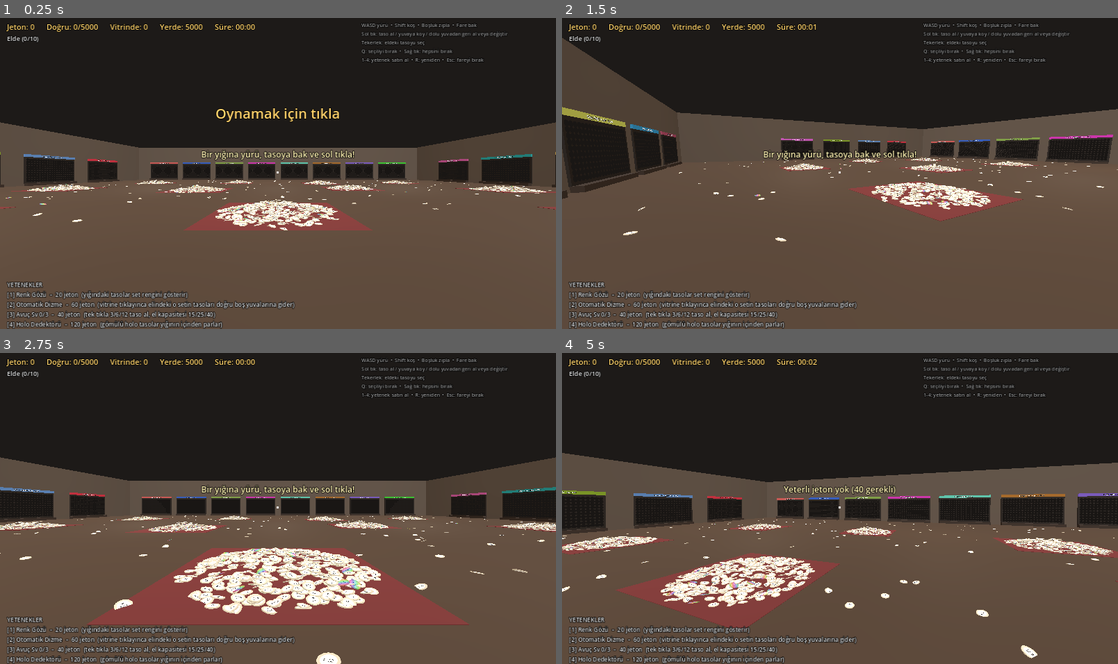
Above: before the commit, frames 1-4 (two rows, left to right).
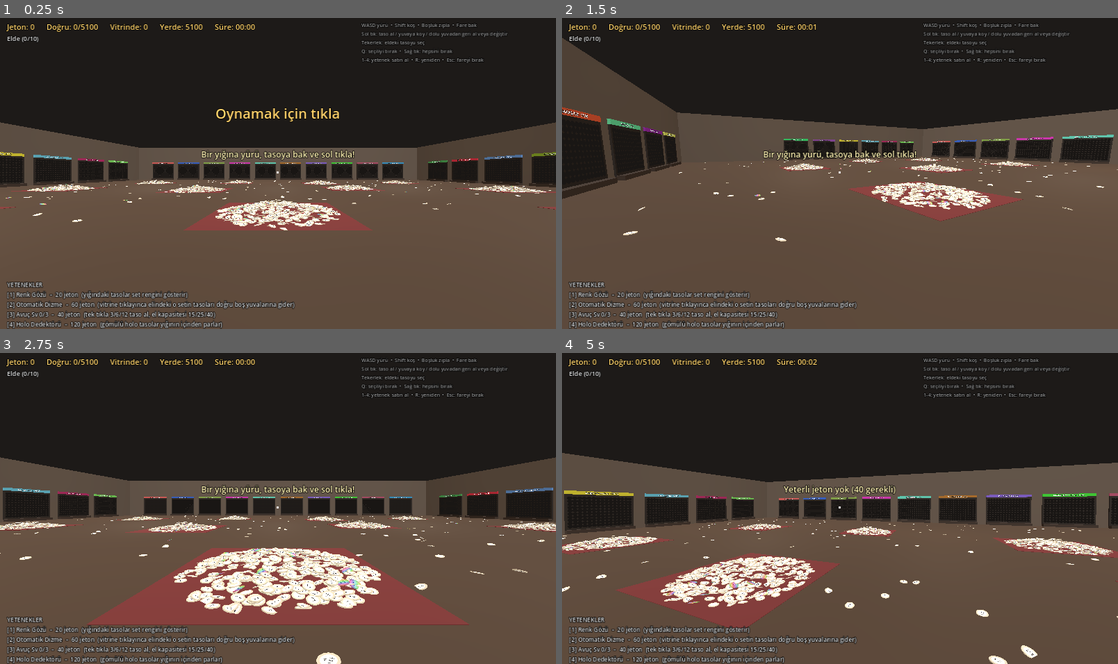
Above: after the commit, the same moments.

Repository: bogacavdar/tasoTidyUp
Game: Godot game, scene res://main.tscn
Same seed, same stepped clock (60 frames per second), same inputs: the game is played once before the commit and once after it.
Inputs (mouse positions are in pixels of both pictures, inside the frame that each line leads up to):
- Up to frame 1 (0.25 s): no input
- Up to frame 2 (1.5 s): tap Enter at 0.5 s; move the mouse to (962, 157) at 0.52 s; hold D 0.53-1.28 s; hold Shift 0.53-1.28 s; click (962, 157) at 0.67 s; tap Space at 0.77 s; move the mouse to (812, 173) at 1.27 s; hold W from 1.28 s (still down); tap Q at 1.35 s
- Up to frame 3 (2.75 s): keep holding W; tap Space at 1.52 s; move the mouse to (289, 502) at 2.02 s; tap R at 2.1 s
- Up to frame 4 (5 s): keep holding W; move the mouse to (834, 511) at 2.77 s; tap 1 at 2.85 s; click (834, 511) at 2.92 s; tap Space at 3.02, 3.77, 4.52 s; move the mouse to (878, 511) at 3.52 s; tap 2 at 3.6 s; move the mouse to (795, 505) at 4.27 s; tap 3 at 4.35 s

The runs differ from the first frame. In frame 1, 3.2% of the frame differs, in the area x 0-100%, y 2-68%; in frame 2, 2.3%; in frame 3, 3.0%; in frame 4, 4.3%, in the area x 0-100%, y 2-100%.

Commit message:
34 set x 150 numara = 5100 benzersiz taso, 34 vitrin (15x10)
Co-Authored-By: Claude Opus 5.5 <noreply@anthropic.com>
Claude-Session: https://claude.ai/code/session_01BTyhiHLjtdzr61JEp6Kda6

Diff:
--- a/main.gd
+++ b/main.gd
@@ -1,12 +1,12 @@
 extends Node3D
 ## Taso Kaosu — 3D birinci şahıs prototip.
-## Dev bir depo, kaotik yığınlarda 5000 BENZERSİZ taso (25 set x 200), duvarlarda 25 vitrin.
+## Dev bir depo, kaotik yığınlarda 5000 BENZERSİZ taso (34 set x 150 = 5100), duvarlarda 34 vitrin.
 ## Her taso her yuvaya konabilir; sırayı oyuncu kurar. Yanlış yerdekiler kırmızı,
 ## tamamen doğru dizilen vitrin yeşil olur.
 ## Sahne tamamen koddan kuruluyor; dışarıdan model yok.
 
 # ---------------- Ayarlar ----------------
-const NUMBERS_PER_SET := 200
+const NUMBERS_PER_SET := 150
 const HOLO_CHANCE := 0.04
 const SCATTER_RATIO := 0.06   # yığın dışına, yere saçılan oran
 
@@ -21,7 +21,7 @@
 const ROOM_D := 50.0           # z
 const WALL_H := 7.0
 
-const SLOT_COLS := 20
+const SLOT_COLS := 15
 const SLOT_ROWS := 10
 const SLOT_GAP := 0.28
 const BOARD_Y := 1.86          # vitrin panosunun orta yüksekliği
@@ -45,7 +45,11 @@
 	{"name": "Zümrüt Orman", "code": "ZO"}, {"name": "Fırtına Burnu", "code": "FB"},
 	{"name": "Kehribar Köy", "code": "KH"}, {"name": "Gümüş Nehir", "code": "GN"},
 	{"name": "Yosun Mağara", "code": "YM"}, {"name": "Güneş Sarayı", "code": "GS"},
-	{"name": "Kuyruklu Yıldız", "code": "KY"},
+	{"name": "Kuyruklu Yıldız", "code": "KY"}, {"name": "Kar Ovası", "code": "KO"},
+	{"name": "Altın Kum", "code": "AK"}, {"name": "Mor Dağ", "code": "MD"},
+	{"name": "Rüzgâr Gülü", "code": "RG"}, {"name": "Gök Kubbe", "code": "GK"},
+	{"name": "Kaya Kalesi", "code": "KA"}, {"name": "Dalga Kıyısı", "code": "DK"},
+	{"name": "Volkan Ağzı", "code": "VA"}, {"name": "Çiçek Vadisi", "code": "ÇV"},
 ]
 const PLAIN := Color("d9cfb8")
 const RING_EMPTY := Color("1c1917")
@@ -104,6 +108,7 @@
 var holo_mmi: MultiMeshInstance3D
 var holo_ring_mat: StandardMaterial3D
 var atlas_vp: SubViewport
+var atlas_rows := 5
 var shelves: Array = []
 var shelf_titles: Array = []
 var ring_mm: MultiMesh
@@ -168,7 +173,8 @@
 	var cw := 128
 	var ch := 64
 	atlas_vp = SubViewport.new()
-	atlas_vp.size = Vector2i(10 * cw, 4 * ch)
+	atlas_rows = 1 + ceili(set_count / 10.0)
+	atlas_vp.size = Vector2i(10 * cw, atlas_rows * ch)
 	atlas_vp.transparent_bg = true
 	atlas_vp.render_target_update_mode = SubViewport.UPDATE_ALWAYS
 	add_child(atlas_vp)
@@ -210,6 +216,7 @@
 	taso_mat.shader = load("res://taso.gdshader")
 	taso_mat.set_shader_parameter("atlas", atlas_vp.get_texture())
 	taso_mat.set_shader_parameter("nper", float(NUMBERS_PER_SET))
+	taso_mat.set_shader_parameter("rows", float(atlas_rows))
 	taso_mat.set_shader_parameter("radius", TASO_R)
 
 
@@ -286,16 +293,16 @@
 	_box(self, Vector3(0.3, WALL_H, ROOM_D + 0.6), Vector3(-hw - 0.15, WALL_H / 2, 0), wall, "wall")
 	_box(self, Vector3(0.3, WALL_H, ROOM_D + 0.6), Vector3(hw + 0.15, WALL_H / 2, 0), wall, "wall")
 
-	# 25 vitrin: kuzey 8, güney 8, doğu 5, batı 5 yer var; ilk 25'i kullanılır
+	# 34 vitrin: kuzey 10, güney 10, doğu 8, batı 8 yer var; ilk set_count kadarı kullanılır
 	var placements: Array = []
+	for k in 10:
+		placements.append([Vector3(-24.75 + 5.5 * k, 0, -hd + 0.05), 0.0])
+	for k in 10:
+		placements.append([Vector3(-24.75 + 5.5 * k, 0, hd - 0.05), PI])
 	for k in 8:
-		placements.append([Vector3(-24.5 + 7.0 * k, 0, -hd + 0.05), 0.0])
+		placements.append([Vector3(hw - 0.05, 0, -19.25 + 5.5 * k), -PI / 2])
 	for k in 8:
-		placements.append([Vector3(-24.5 + 7.0 * k, 0, hd - 0.05), PI])
-	for z in [-16.0, -8.0, 0.0, 8.0, 16.0]:
-		placements.append([Vector3(hw - 0.05, 0, z), -PI / 2])
-	for z in [-16.0, -8.0, 0.0, 8.0, 16.0]:
-		placements.append([Vector3(-hw + 0.05, 0, z), PI / 2])
+		placements.append([Vector3(-hw + 0.05, 0, -19.25 + 5.5 * k), PI / 2])
 
 	var board_w := SLOT_COLS * SLOT_GAP + 0.3
 	var board_h := SLOT_ROWS * SLOT_GAP + 0.4
--- a/taso.gdshader
+++ b/taso.gdshader
@@ -4,9 +4,10 @@
 // Yazılar küçük bir atlas'tan (rakamlar 0-9 ve set kodları) anında birleştiriliyor,
 // böylece 5000 benzersiz taso için 5000 doku gerekmiyor.
 // INSTANCE_CUSTOM.x = benzersiz taso id (set * nper + numara - 1), .y = holo (0/1)
-// Atlas düzeni: 10 sütun x 4 satır, hücre 128x64. Satır 0: rakamlar, satır 1-3: set kodları.
+// Atlas düzeni: 10 sütun x 'rows' satır, hücre 128x64. Satır 0: rakamlar, sonraki satırlar: set kodları.
 uniform sampler2D atlas : source_color, filter_linear;
-uniform float nper = 200.0;
+uniform float nper = 150.0;
+uniform float rows = 5.0;
 uniform float radius = 0.12;
 
 varying vec2 face_uv;
@@ -23,7 +24,7 @@
 	if (local.x < 0.0 || local.x > 1.0 || local.y < 0.0 || local.y > 1.0) {
 		return 0.0;
 	}
-	return texture(atlas, (cell + local) / vec2(10.0, 4.0)).a;
+	return texture(atlas, (cell + local) / vec2(10.0, rows)).a;
 }
 
 int digit_at(int num, int digits, int idx) {
